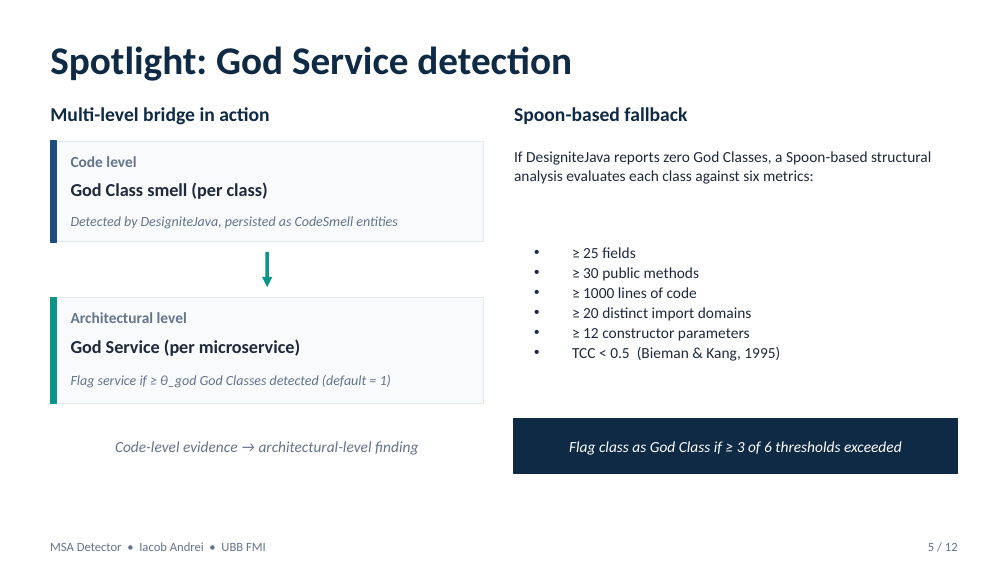
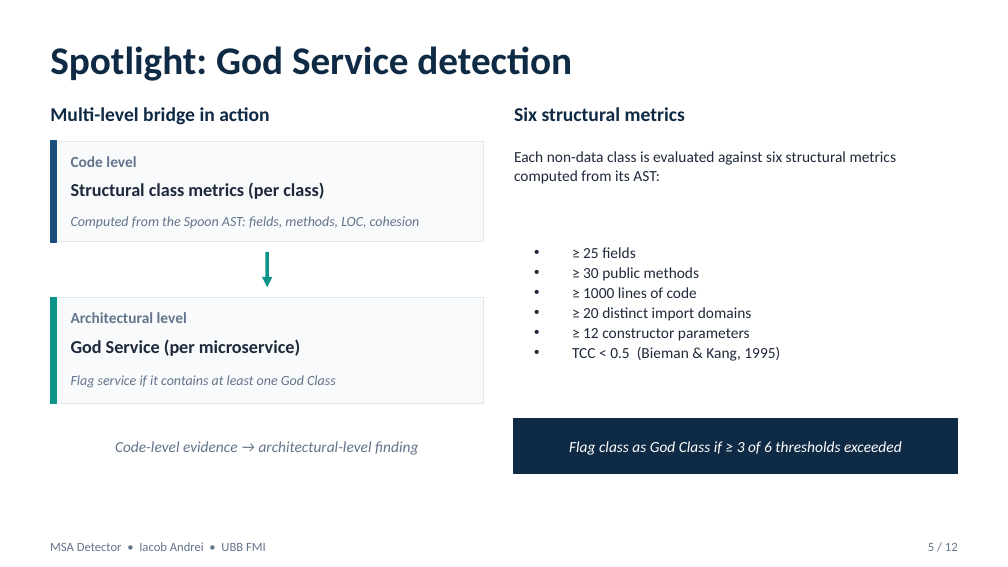
Before and after one commit to andrei45635/dissertation_backend, a slide deck: slide 5 of thesis/presentation/MSA_Detector_Defense.pptx (slide 6 before the commit). Drawn at 1008x567 pixels with LibreOffice and Linux fonts; fonts in the diff are those of the drawing. Boxes give left, top, right and bottom in pixels: in the first picture for what was removed or moved away, otherwise in the second. Text is boxed around its words. In the diff, an @@ line names an element or a change of style, - is before the commit and + after.

Commit message:
fix wrong cuts and god service detectors in code, thesis and presentation

```diff
--- a/thesis/presentation/MSA_Detector_Defense.pptx
+++ b/thesis/presentation/MSA_Detector_Defense.pptx
@@ text at (x1=514, y1=107, x2=685, y2=121): text changed @@
-Spoon-based fallback
+Six structural metrics
@@ text at (x1=514, y1=151, x2=897, y2=184): text changed @@
-If DesigniteJava reports zero God Classes, a Spoon-based structural analysis evaluates each class against six metrics:
+Each non-data class is evaluated against six structural metrics computed from its AST:
@@ text at (x1=71, y1=182, x2=324, y2=199): text changed @@
-God Class smell (per class)
+Structural class metrics (per class)
@@ text at (x1=71, y1=216, x2=420, y2=228): text changed @@
-Detected by DesigniteJava, persisted as CodeSmell entities
+Computed from the Spoon AST: fields, methods, LOC, cohesion
@@ text at (x1=71, y1=375, x2=336, y2=388): text changed @@
-Flag service if ≥ θ_god God Classes detected (default = 1)
+Flag service if it contains at least one God Class
```
Also in this commit, not shown: 6 other slides changed, 25 other files.
